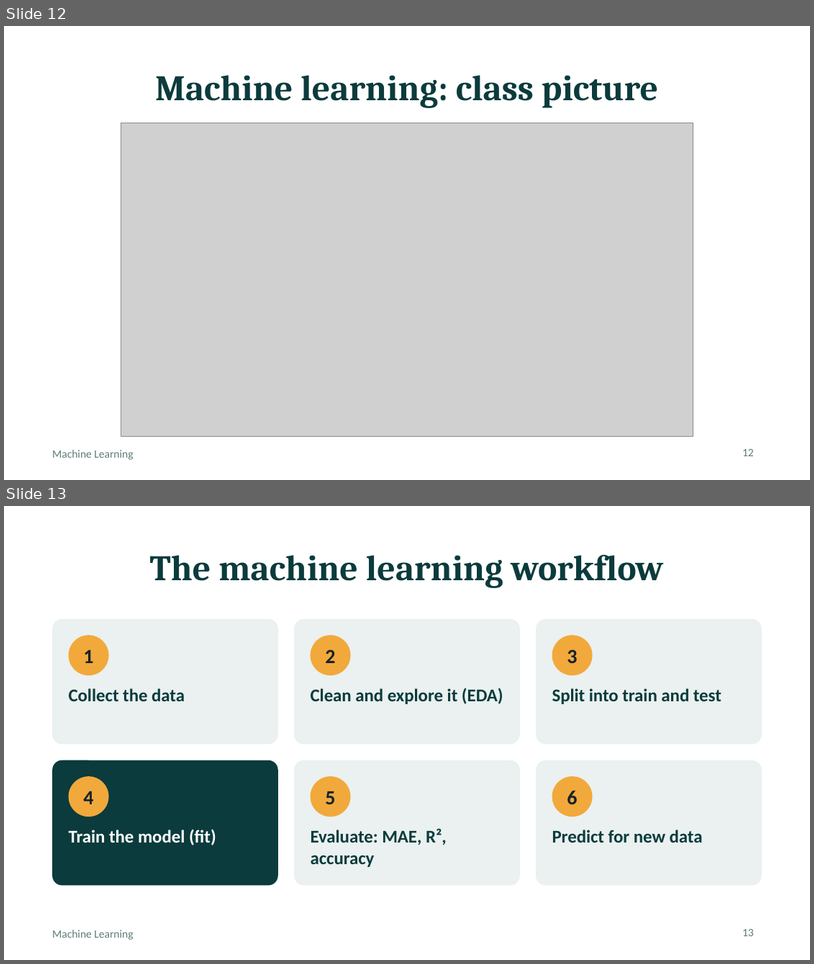
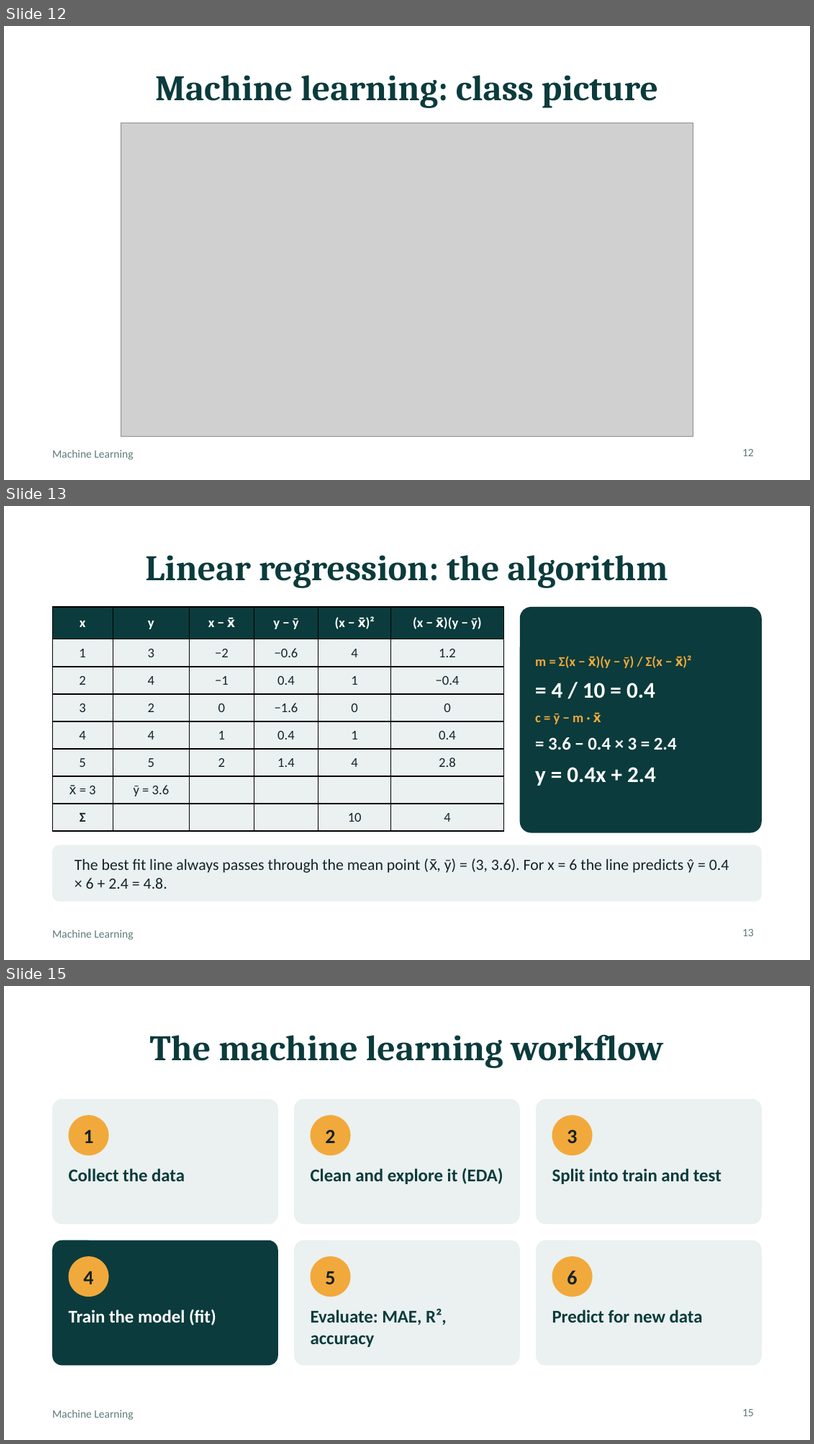
Before and after one commit to mgm-murali-ai/ai-learning, a slide deck: AI-Naresh-IT/notes/machine-learning/machine-learning.pptx. Shown one above the other, each under a label of ours: slides 12 and 13 before the commit, slides 12, 13 and 15 after it; the slides between them are not shown. The pictures are 814x964 and 814x1444 pixels, drawn with LibreOffice and Linux fonts; fonts in the diff are those of the drawing; grey boxes stand for pictures. Boxes give left, top, right and bottom in pixels: in the first picture for what was removed or moved away, otherwise in the second. Text is boxed around its words. In the diff, an @@ line names an element or a change of style, - is before the commit and + after.

```diff
--- a/AI-Naresh-IT/notes/machine-learning/machine-learning.pptx
+++ b/AI-Naresh-IT/notes/machine-learning/machine-learning.pptx
@@ slide 13 added at box(4, 506, 810, 960), background #FFFFFF; not listed: 1 template element that a slide beside it also shows @@
@@ title added at box(145, 555, 669, 588), 32 pt, text #0B3B3C, bold @@
+Linear regression: the algorithm
@@ table added at box(52, 607, 504, 831), 8 rows, 6 columns @@
+x | y | x − x̄ | y − ȳ | (x − x̄)² | (x − x̄)(y − ȳ)
+1 | 3 | −2 | −0.6 | 4 | 1.2
+2 | 4 | −1 | 0.4 | 1 | −0.4
+3 | 2 | 0 | −1.6 | 0 | 0
+4 | 4 | 1 | 0.4 | 1 | 0.4
+5 | 5 | 2 | 1.4 | 4 | 2.8
+x̄ = 3 | ȳ = 3.6 |  |  |  | 
+Σ |  |  |  | 10 | 4
@@ rounded rectangle added at box(520, 607, 762, 833), fill #0B3B3C, 12 pt, text #FFFFFF, bold @@
+m = Σ(x − x̄)(y − ȳ) / Σ(x − x̄)²
+= 4 / 10 = 0.4
+c = ȳ − m · x̄
+= 3.6 − 0.4 × 3 = 2.4
+y = 0.4x + 2.4
@@ rounded rectangle added at box(52, 844, 762, 901), fill #EAF1F0, 14 pt, text #14232B @@
+The best fit line always passes through the mean point (x̄, ȳ) = (3, 3.6). For x = 6 the line predicts ŷ = 0.4 × 6 + 2.4 = 4.8.
@@ page number added at box(743, 929, 754, 936), 10 pt, text #5E7B7A @@
+13
@@ what was slide 13 is now slide 15 @@
@@ page number at box(743, 1409, 754, 1416): text changed @@
-13
+15
```
Also in this commit, not shown: 1 slide changed, 7 other slides added, 3 other files.
